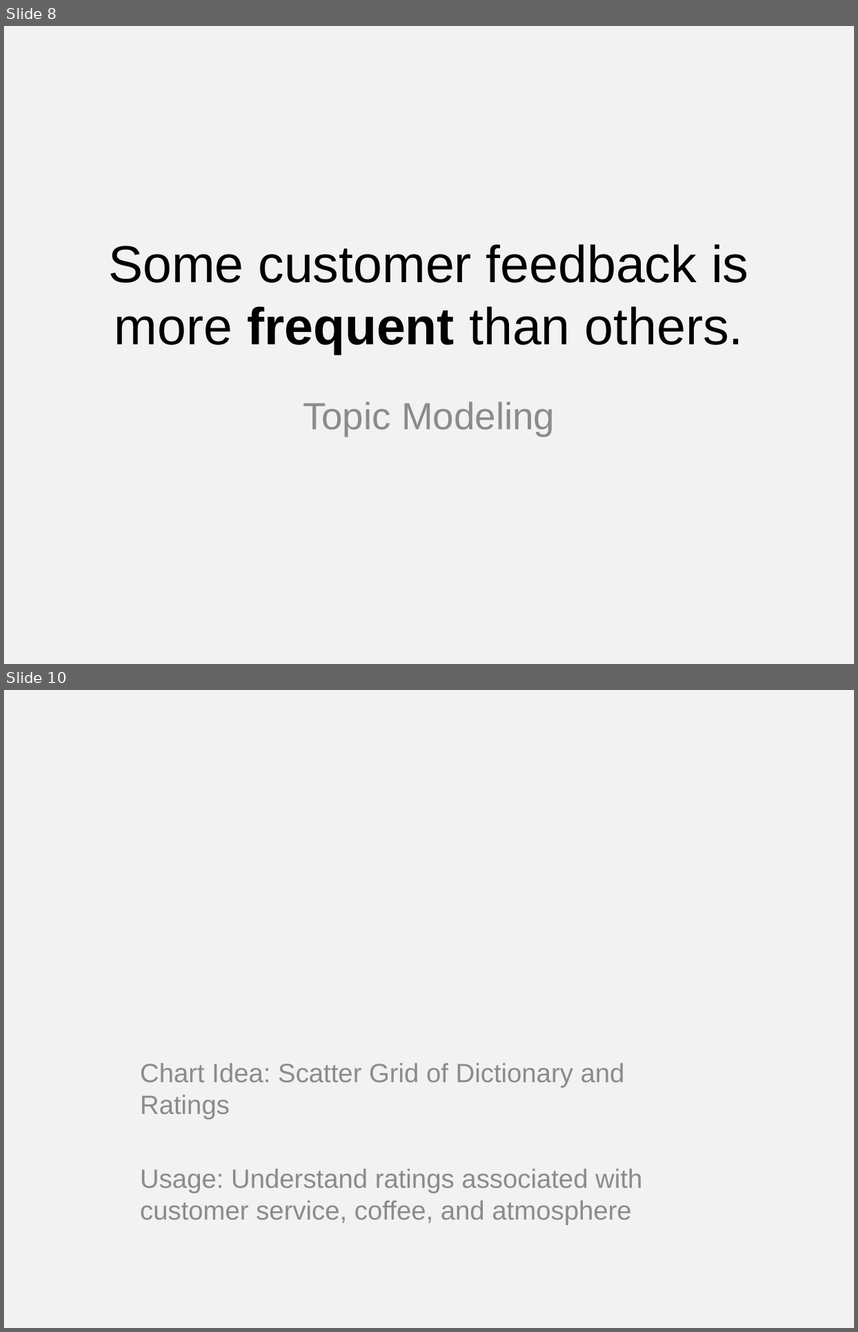
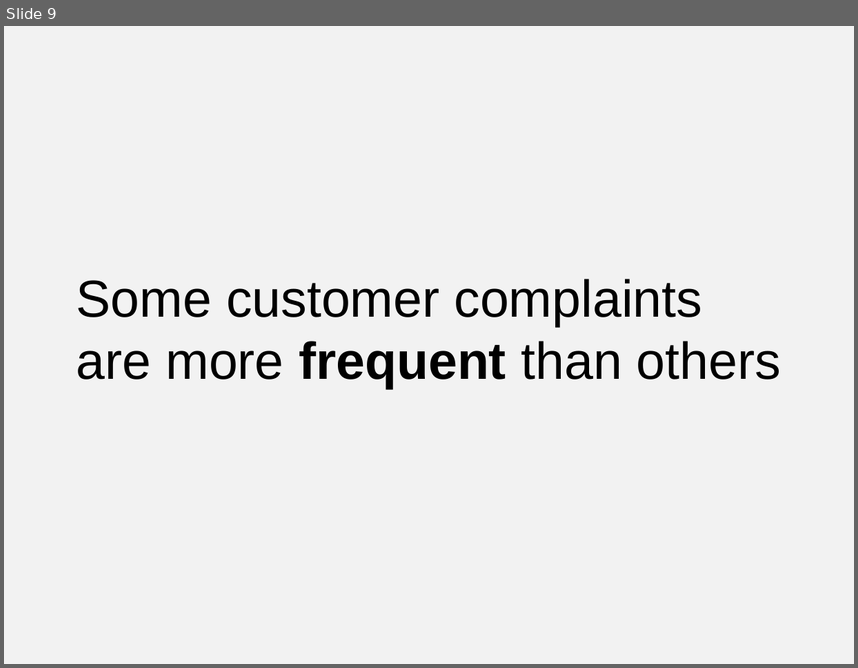
Before and after one commit to josiahdavis/earl, a slide deck: slides.pptx. Shown one above the other, each under a label of ours: slides 8 and 10 before the commit, slide 9 after it; the slides between them are not shown. The pictures are 858x1332 and 858x668 pixels, drawn with LibreOffice and Linux fonts; fonts in the diff are those of the drawing. Boxes give left, top, right and bottom in pixels: in the first picture for what was removed or moved away, otherwise in the second. Text is boxed around its words. In the diff, an @@ line names an element or a change of style, - is before the commit and + after.

```diff
--- a/slides.pptx
+++ b/slides.pptx
@@ slide 10 removed at (4,690,854,1328), background #F2F2F2 @@
@@ subtitle removed at (140,1063,642,1225) @@
-Chart Idea: Scatter Grid of Dictionary and Ratings
-Usage: Understand ratings associated with customer service, coffee, and atmosphere
@@ what was slide 8 is now slide 9 @@
@@ slide 9 changed as well @@
@@ title at (76,279,781,388): text changed @@
-Some customer feedback is more frequent than others.
+Some customer complaints are more frequent than others
@@ subtitle removed at (303,401,555,436) @@
-Topic Modeling
```
Also in this commit, not shown: 3 other slides changed, 19 slides added, 8 other slides removed, 51 other files.
